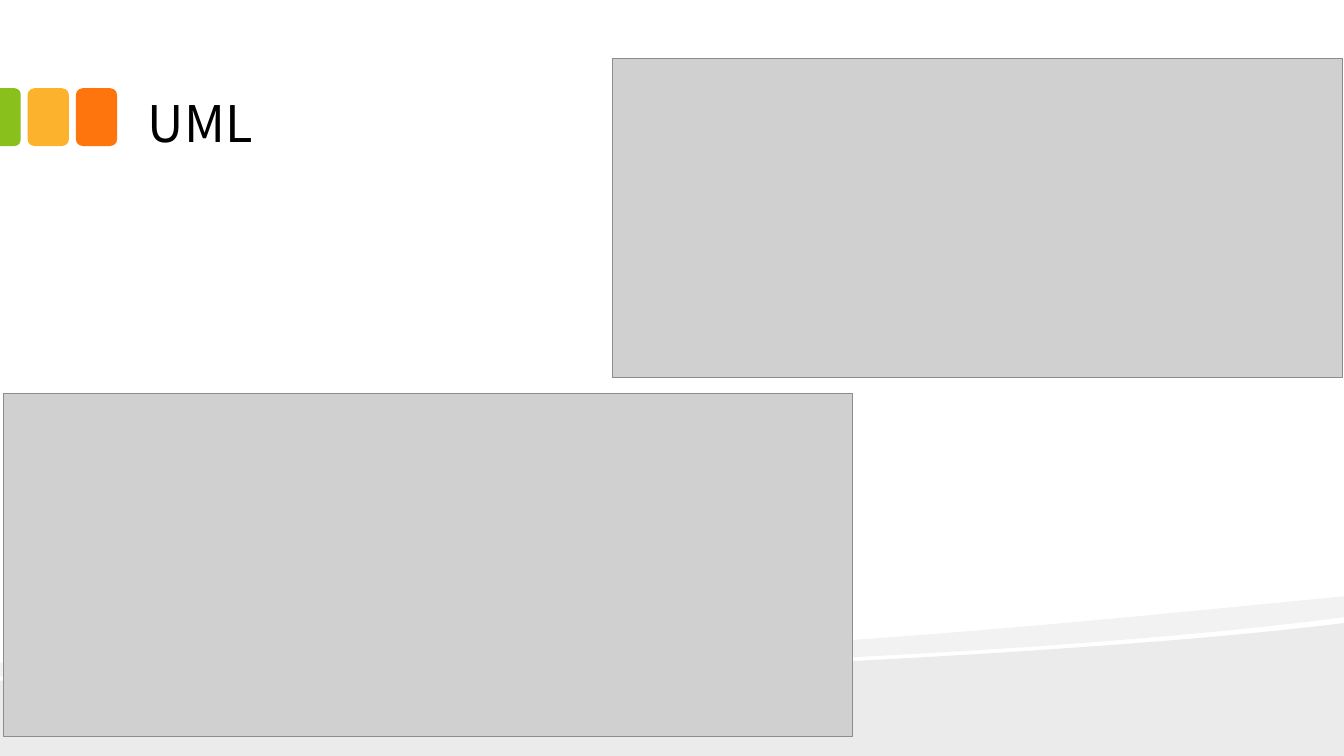
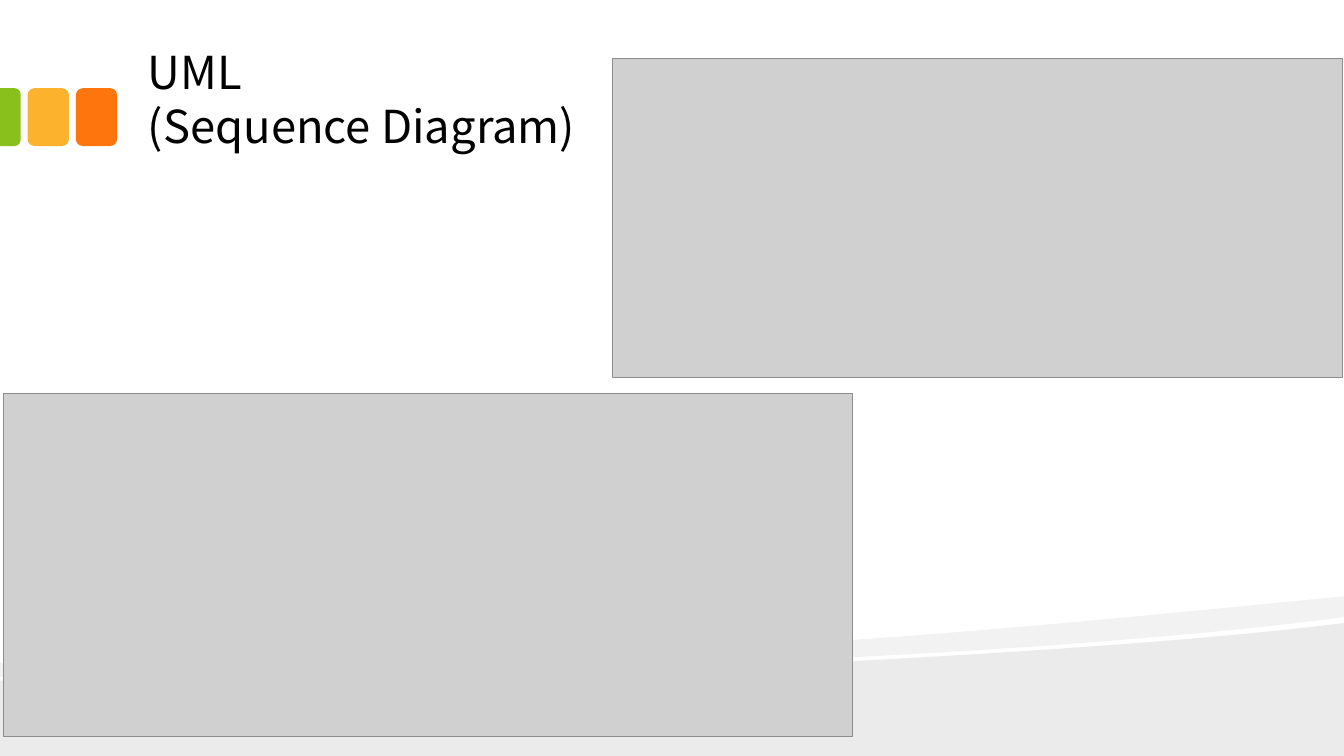
Before and after one commit to kjayvam/HTML, a slide deck: slide 32 of project/ppt/김영민_포트폴리오 요약 보고서.pptx (slide 23 before the commit). Drawn at 1344x756 pixels with LibreOffice and Linux fonts; fonts in the diff are those of the drawing; grey boxes stand for pictures. Boxes give left, top, right and bottom in pixels: in the first picture for what was removed or moved away, otherwise in the second. Text is boxed around its words. In the diff, an @@ line names an element or a change of style, - is before the commit and + after.

```diff
--- a/project/ppt/김영민_포트폴리오 요약 보고서.pptx
+++ b/project/ppt/김영민_포트폴리오 요약 보고서.pptx
@@ title at [148,55,575,155]: text changed; size 36 to 32.4 pt @@
-UML
+UML
+(Sequence Diagram)
```
Also in this commit, not shown: 7 other slides changed, 9 slides added, 3 other files.
